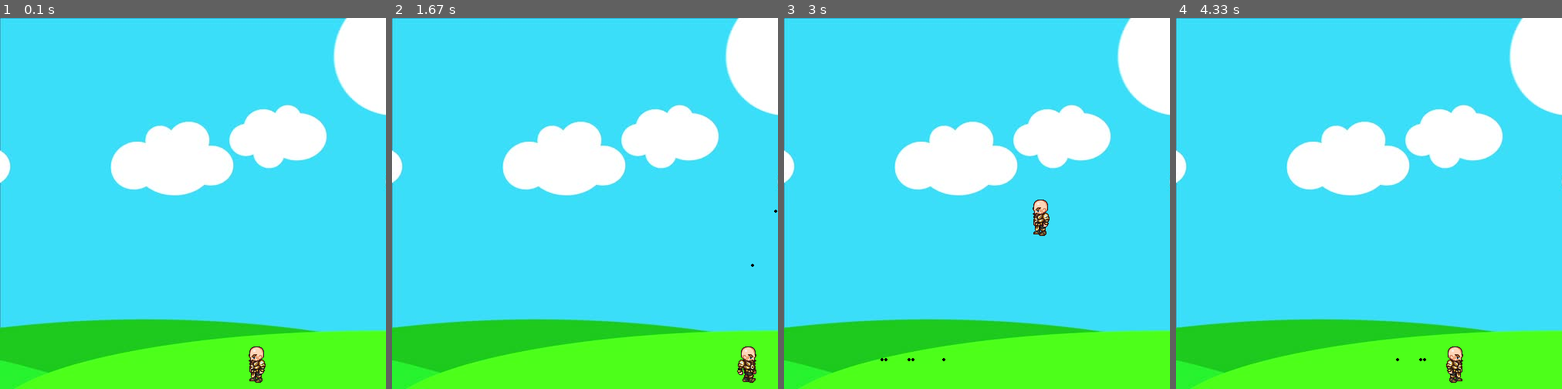
Above: before the commit, frames 1-4 (left to right).
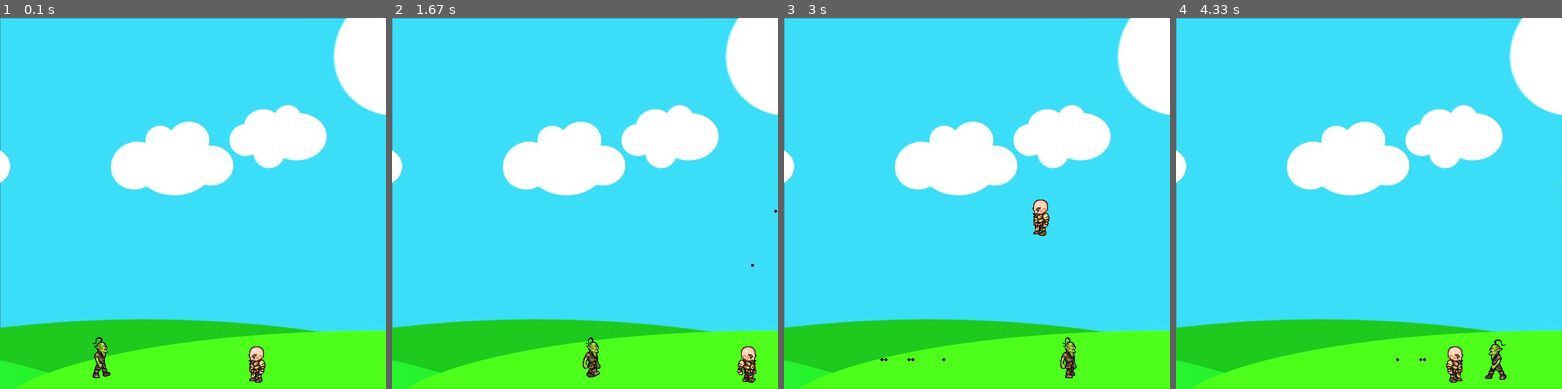
Above: after the commit, the same moments.

Repository: ShafiArnob/Test-Game-using-PyGame
Game: pygame game, started from test pygame.py
Same seed, same stepped clock (60 frames per second), same inputs: the game is played once before the commit and once after it.
Inputs:
- Up to frame 1 (0.1 s): no input
- Up to frame 2 (1.67 s): hold Right 0.33-0.8 s; hold Up 0.83-1.13 s; tap Space at 0.9, 1.23, 1.53 s; hold Right 1.17-1.63 s
- Up to frame 3 (3 s): hold Left 1.67-2.2 s; tap Space at 1.73, 2.03, 2.3, 2.6, 2.73 s; hold Left 2.23-2.63 s; hold Up from 2.67 s (still down)
- Up to frame 4 (4.33 s): release Up at 3.03 s; hold Right 3.07-3.7 s; tap Space at 3.13, 3.43, 3.8, 4.1, 4.3 s; hold Left 3.73-4.2 s; hold Right from 4.23 s (still down)

The runs differ from the first frame. In frame 1, 0.3% of the frame differs, in the area x 24-29%, y 86-98%; in frame 2, 0.3%, in the area x 49-54%, y 86-97%; in frame 3, 0.3%; in frame 4, 0.3%.

Commit message:
added Enemy

Diff:
--- a/test pygame.py
+++ b/test pygame.py
@@ -4,12 +4,8 @@
 win = pg.display.set_mode((500,480))
 pg.display.set_caption('First game')
 
-walkRight = [pg.image.load('picture/R1.png'), pg.image.load('picture/R2.png'), pg.image.load('picture/R3.png'), pg.image.load('picture/R4.png'),
-			 pg.image.load('picture/R5.png'), pg.image.load('picture/R6.png'), pg.image.load('picture/R7.png'), pg.image.load('picture/R8.png'),
-             pg.image.load('picture/R9.png')]
-walkLeft = [pg.image.load('picture/L1.png'), pg.image.load('picture/L2.png'), pg.image.load('picture/L3.png'), pg.image.load('picture/L4.png'),
-            pg.image.load('picture/L5.png'), pg.image.load('picture/L6.png'), pg.image.load('picture/L7.png'), pg.image.load('picture/L8.png'),
-            pg.image.load('picture/L9.png')]
+walkRight = [pg.image.load('picture/R1.png'), pg.image.load('picture/R2.png'), pg.image.load('picture/R3.png'), pg.image.load('picture/R4.png'),pg.image.load('picture/R5.png'), pg.image.load('picture/R6.png'), pg.image.load('picture/R7.png'), pg.image.load('picture/R8.png'),pg.image.load('picture/R9.png')]
+walkLeft = [pg.image.load('picture/L1.png'), pg.image.load('picture/L2.png'), pg.image.load('picture/L3.png'), pg.image.load('picture/L4.png'),pg.image.load('picture/L5.png'), pg.image.load('picture/L6.png'), pg.image.load('picture/L7.png'), pg.image.load('picture/L8.png'),pg.image.load('picture/L9.png')]
 bg = pg.image.load('picture/bg.jpg')
 char = pg.image.load('picture/standing.png')
 
@@ -56,10 +52,50 @@
 	def draw(self,win):
 		pg.draw.circle(win,self.color,(self.x,self.y),self.radius)
 
+class enemy(object):
+	walkRight = [pg.image.load('picture/R1E.png'), pg.image.load('picture/R2E.png'), pg.image.load('picture/R3E.png'), pg.image.load('picture/R4E.png'),pg.image.load('picture/R5E.png'), pg.image.load('picture/R6E.png'), pg.image.load('picture/R7E.png'), pg.image.load('picture/R8E.png'),pg.image.load('picture/R9E.png'), pg.image.load('picture/R10E.png'), pg.image.load('picture/R11E.png')]
+	walkLeft = [pg.image.load('picture/L1E.png'), pg.image.load('picture/L2E.png'), pg.image.load('picture/L3E.png'),pg.image.load('picture/L4E.png'), pg.image.load('picture/L5E.png'), pg.image.load('picture/L6E.png'),pg.image.load('picture/L7E.png'), pg.image.load('picture/L8E.png'),pg.image.load('picture/L9E.png'),pg.image.load('picture/L10E.png'), pg.image.load('picture/L11E.png')]
+	def __init__(self,x,y,width,height,end):
+		self.x = x
+		self.y = y
+		self.width = width
+		self.height = height
+		self.end = end
+		self.path = [self.x,self.y]
+		self.walkCount = 0
+		self.vel = 3
+
+	def draw(self,win):
+		self.move()
+		if self.walkCount+1>=33: # BC 11 images of enemy
+			self.walkCount = 0
+		if self.vel>0:
+			win.blit(self.walkRight[self.walkCount//3],(self.x,self.y))
+			self.walkCount+=1
+		else:
+			win.blit(self.walkLeft[self.walkCount//3],(self.x,self.y))
+			self.walkCount+=1
+
+	def move(self):
+		if self.vel>0:
+			if self.x+self.vel<self.path[1]:
+				self.x+=self.vel
+			else:
+				self.vel = self.vel*-1
+				self.walkCount = 0
+		else:
+			if self.x - self.vel>self.path[0]:
+				self.x+=self.vel
+			else:
+				self.vel = self.vel*-1
+				self.walkCount = 0
+
+
 def redrawGameWindow():
 	#global walkCount
 	win.blit(bg,(0,0)) # Background
 	man.draw(win)
+	goblin.draw(win)
 	for bullet in bullets: # Bullets
 		bullet.draw(win)
 	pg.display.update()
@@ -67,6 +103,7 @@
 
 # MainLoop
 man = player(300,410,64,64)
+goblin = enemy(100,410,64,64,450)
 bullets = []
 run = True
 while run:
